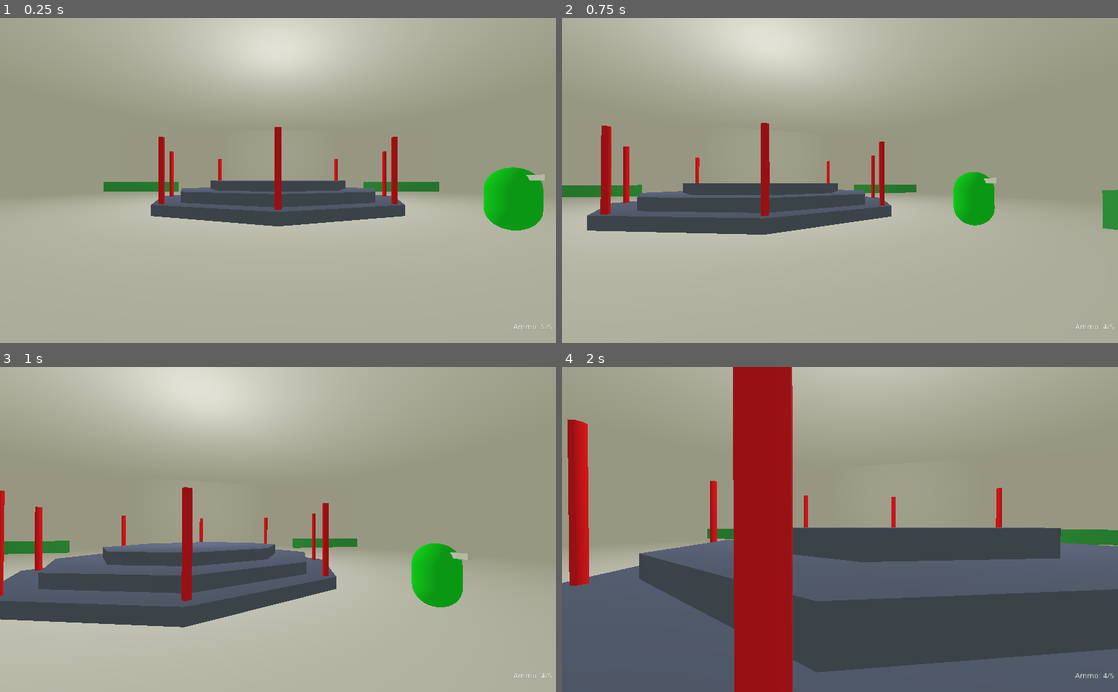
Above: before the commit, frames 1-4 (two rows, left to right).
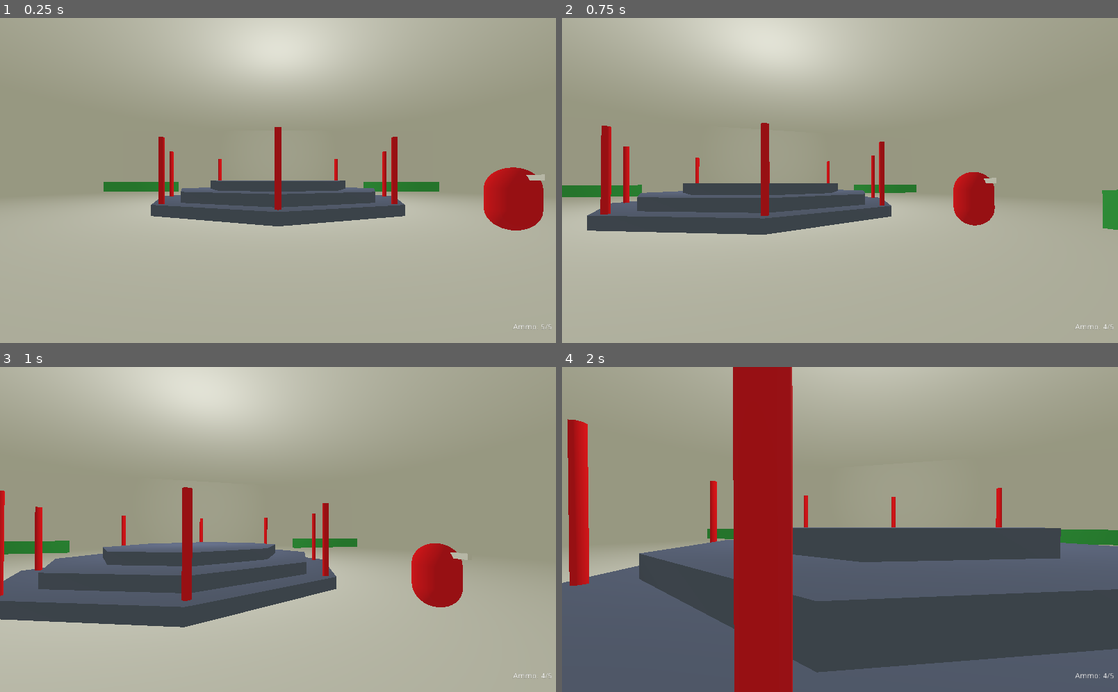
Above: after the commit, the same moments.

Repository: mc-carthy/gdBasicFps
Game: Godot game, scene res://Scenes/World2.tscn
Same seed, same stepped clock (60 frames per second), same inputs: the game is played once before the commit and once after it. This scene is started directly instead of the project's main scene.
Inputs (mouse positions are in pixels of both pictures, inside the frame that each line leads up to):
- Up to frame 1 (0.25 s): no input
- Up to frame 2 (0.75 s): tap Enter at 0.5 s; move the mouse to (867, 180) at 0.52 s; hold W (move_forward) from 0.53 s (still down); click (867, 180) at 0.6 s
- Up to frame 3 (1 s): keep holding W (move_forward); tap Space (jump) at 0.77 s
- Up to frame 4 (2 s): keep holding W (move_forward); move the mouse to (812, 529) at 1.27 s; tap E (interact) at 1.35 s; tap Space (jump) at 1.52 s

The runs differ from the first frame. In frame 1, 1.7% of the frame differs, in the area x 87-98%, y 45-66%; in frame 2, 1.0%; in frame 3, 1.5%; in frame 4, nothing differs.

Commit message:
Enemy changes colour on player visible

Diff:
--- a/Enemy/Enemy.gd
+++ b/Enemy/Enemy.gd
@@ -4,7 +4,15 @@
 
 func _on_Area_body_entered(body: Node) -> void:
 	print(body.name + " entered")
+	set_colour_red()
 
 
 func _on_Area_body_exited(body: Node) -> void:
 	print(body.name + " exited")
+	set_colour_green()
+
+func set_colour_red() -> void:
+	$MeshInstance.get_surface_material(0).set_albedo(Color(1, 0, 0))
+
+func set_colour_green() -> void:
+	$MeshInstance.get_surface_material(0).set_albedo(Color(0, 1, 0))
